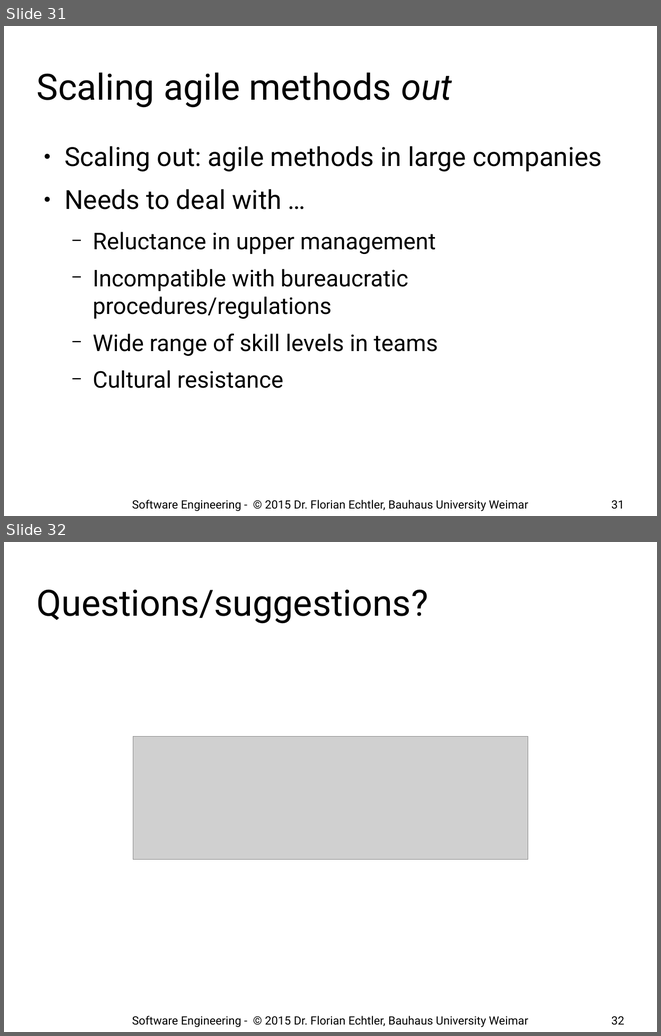
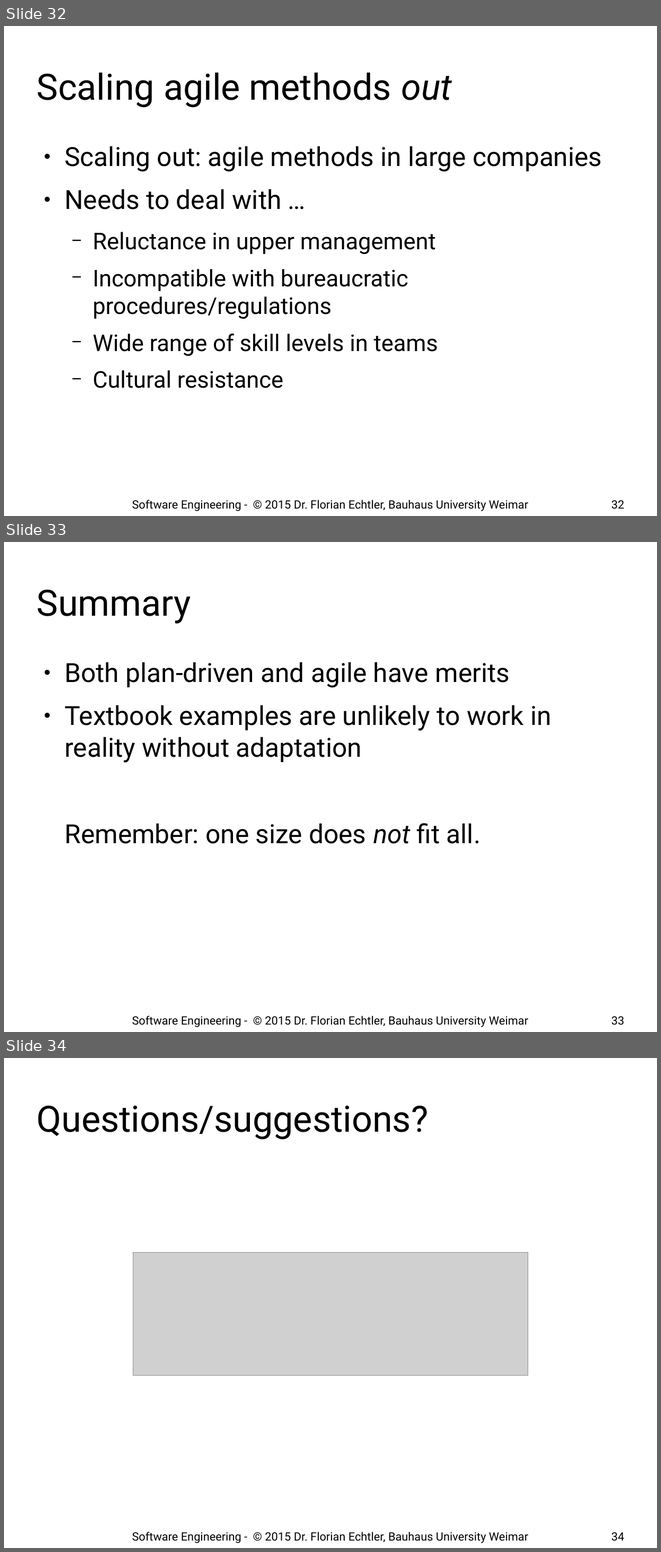
Before and after one commit to floe/software-engineering, a slide deck: 04-agile-methods.odp. Shown one above the other, each under a label of ours: slides 31 and 32 before the commit, slides 32, 33 and 34 after it. The pictures are 661x1036 and 661x1552 pixels, drawn with LibreOffice and Linux fonts; fonts in the diff are those of the drawing; grey boxes stand for pictures; background and template pictures are left out. Boxes give left, top, right and bottom in pixels: in the first picture for what was removed or moved away, otherwise in the second. Text is boxed around its words. In the diff, an @@ line names an element or a change of style, - is before the commit and + after.

```diff
--- a/04-agile-methods.odp
+++ b/04-agile-methods.odp
@@ slide 33 added at [4, 542, 657, 1032], background #FFFFFF @@
@@ title added at [37, 589, 191, 624], 44 pt, text #000000 @@
+Summary
@@ text added at [64, 662, 551, 844], 32 pt, text #000000 @@
+● Both plan-driven and agile have merits
+● Textbook examples are unlikely to work in reality without adaptation
+Remember: one size does not fit all.
@@ text added at [132, 1015, 528, 1027], 14 pt, text #000000 @@
+Software Engineering - © 2015 Dr. Florian Echtler, Bauhaus University Weimar
@@ page number added at [611, 1016, 624, 1025], 14 pt, text #000000 @@
+33
@@ what was slide 31 is now slide 32 @@
@@ page number at [611, 500, 624, 509]: text changed @@
-31
+32
@@ what was slide 32 is now slide 34 @@
@@ page number at [611, 1532, 624, 1541]: text changed @@
-32
+34
```
Also in this commit, not shown: 4 slides changed, 1 other slide added.
